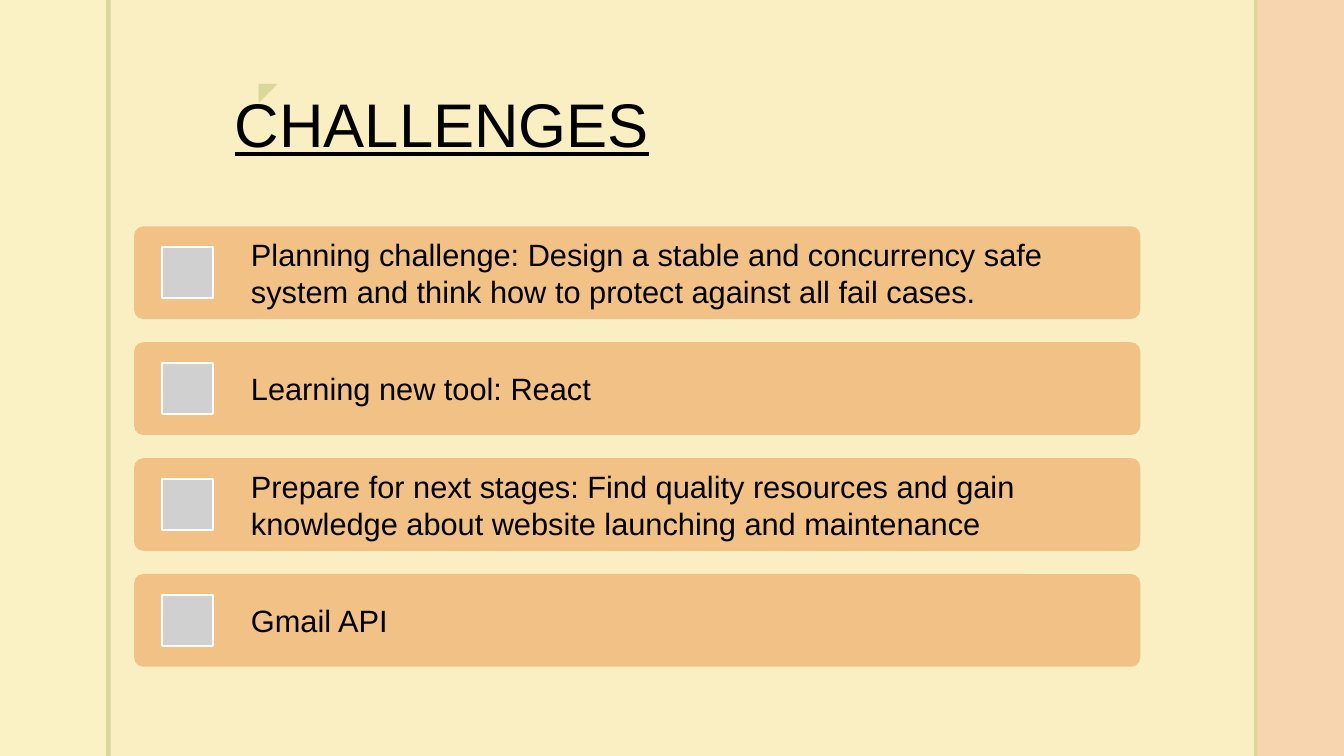
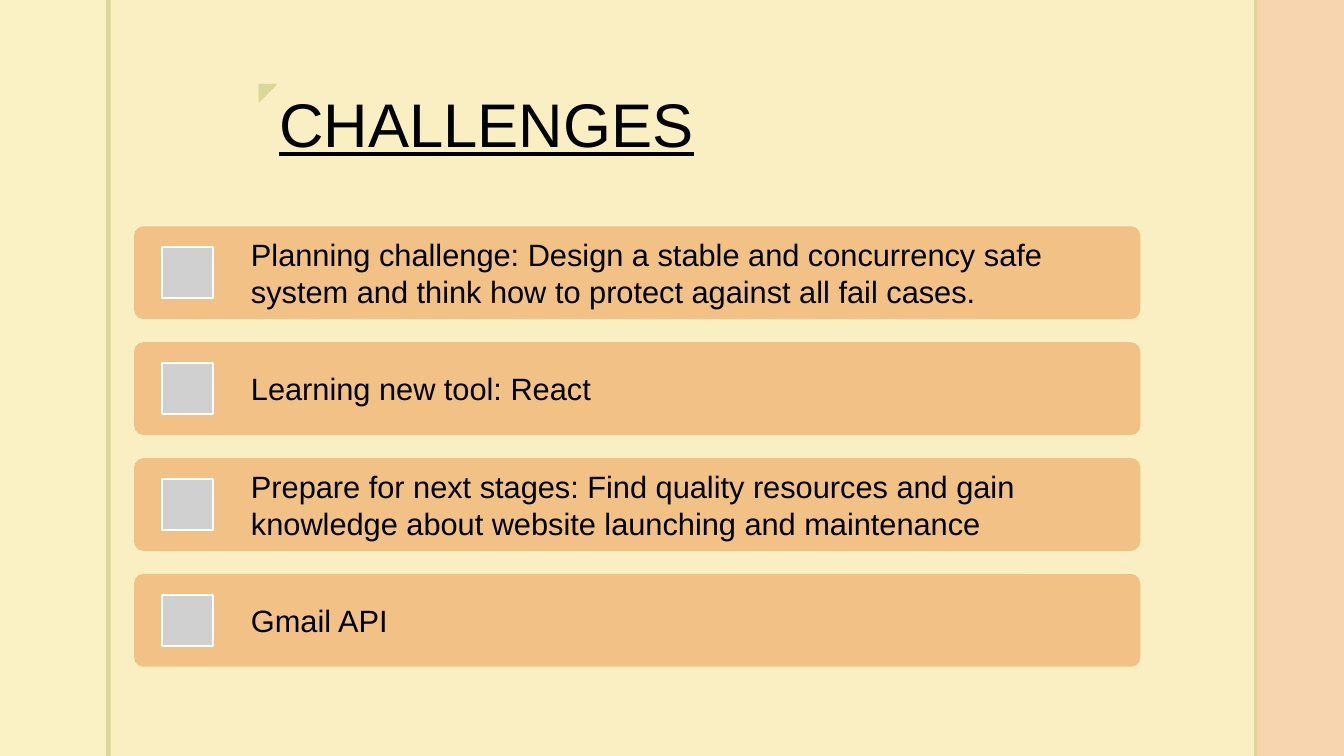
Before and after one commit to 2024-FinalProject/AIHOPS, a slide deck: slide 5 of AIHOPS/Docs/alpha.pptx (slide 4 before the commit). Drawn at 1344x756 pixels with LibreOffice and Linux fonts; fonts in the diff are those of the drawing; grey boxes stand for pictures; background and template pictures are left out. Boxes give left, top, right and bottom in pixels: in the first picture for what was removed or moved away, otherwise in the second. Text is boxed around its words. In the diff, an @@ line names an element or a change of style, - is before the commit and + after.

```diff
--- a/AIHOPS/Docs/alpha.pptx
+++ b/AIHOPS/Docs/alpha.pptx
@@ title "CHALLENGES" rewrapped from [235,98,649,156] to [279,104,693,156] @@
```
Also in this commit, not shown: 4 other slides changed, 2 slides added, 8 other files.
